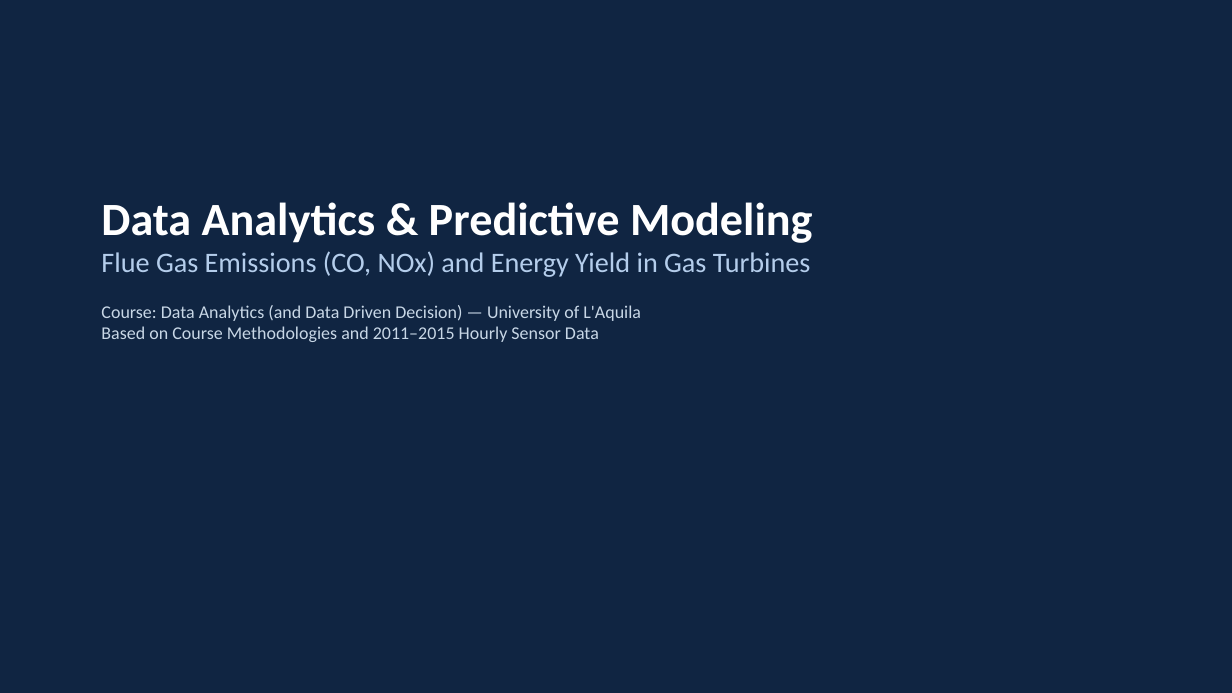
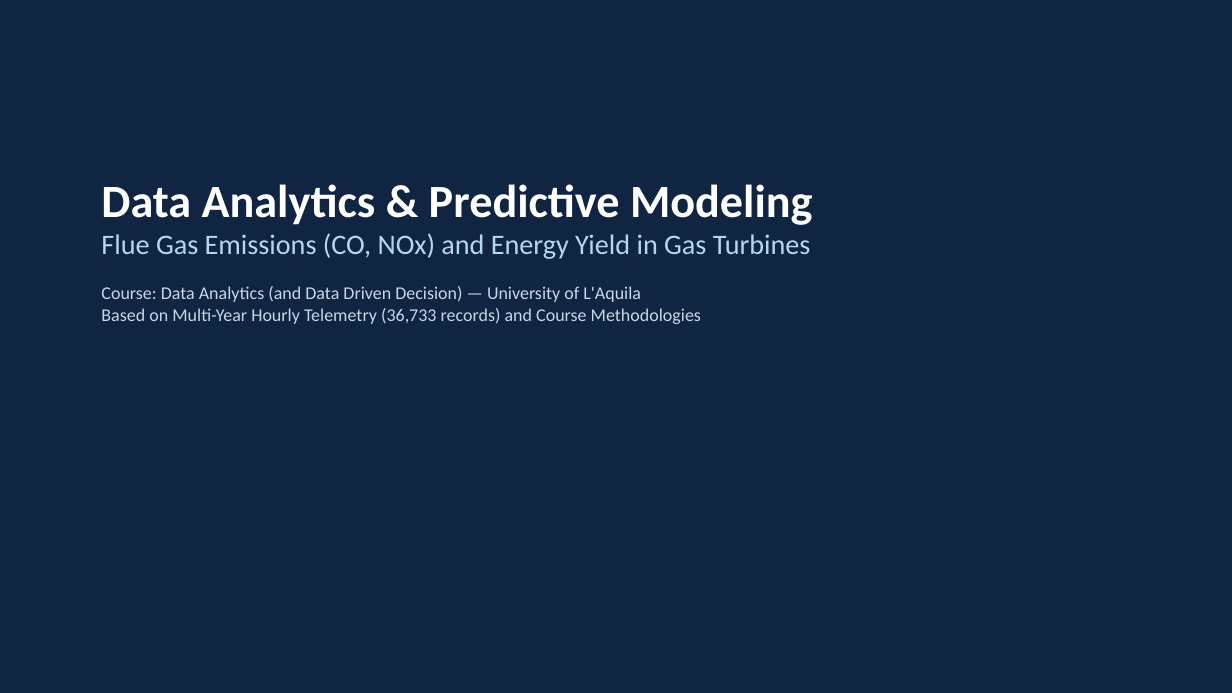
Before and after one commit to guidomariadifiore/DataAnalysisProject, a slide deck: slide 1 of presentation.pptx. Drawn at 1232x693 pixels with LibreOffice and Linux fonts; fonts in the diff are those of the drawing. Boxes give left, top, right and bottom in pixels: in the first picture for what was removed or moved away, otherwise in the second. Text is boxed around its words. In the diff, an @@ line names an element or a change of style, - is before the commit and + after.

```diff
--- a/presentation.pptx
+++ b/presentation.pptx
@@ text "Data Analytics & Predictive Modeling": place and size @@
-text "Data Analytics & Predictive Modeling" at <box>101,202,812,342</box>
+text "Data Analytics & Predictive Modeling" at <box>101,184,812,324</box>
@@ text at <box>101,233,811,259</box>: text colour #B4CDEB to #B4D7EB in "Flue Gas Emissions (CO, NOx) and Energy ..." @@
@@ text at <box>101,286,701,324</box>: text changed @@
-Course: Data Analytics (and Data Driven Decision) — University of L'Aquila
-Based on Course Methodologies and 2011–2015 Hourly Sensor Data
+Course: Data Analytics (and Data Driven Decision) — University of L'Aquila
+Based on Multi-Year Hourly Telemetry (36,733 records) and Course Methodologies
```
Also in this commit, not shown: 6 other slides changed, 5 slides added, 4 other files.
